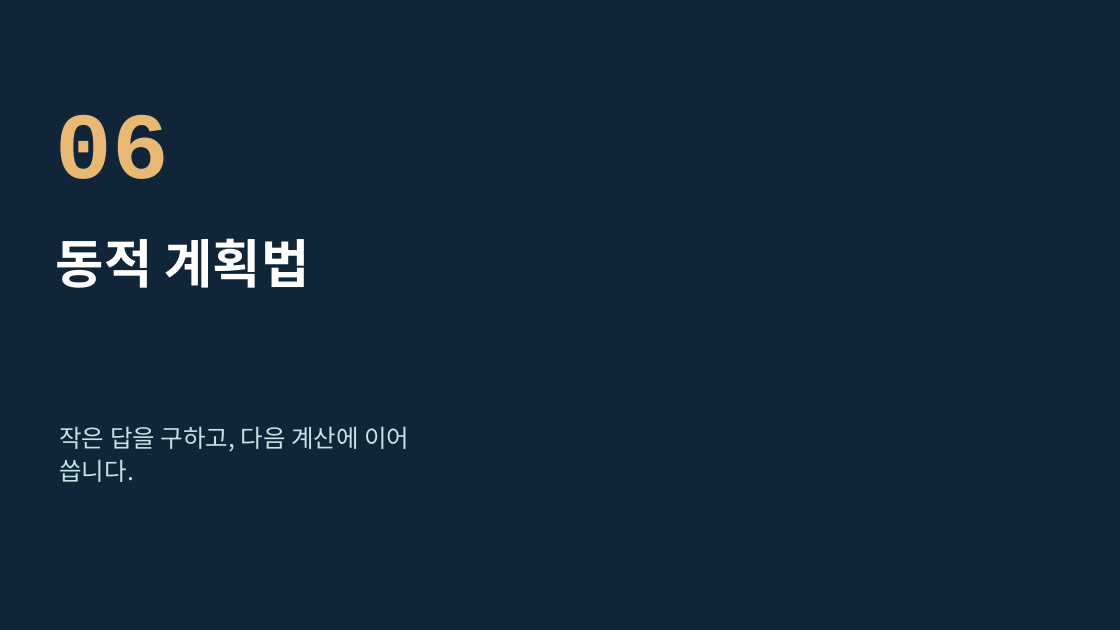
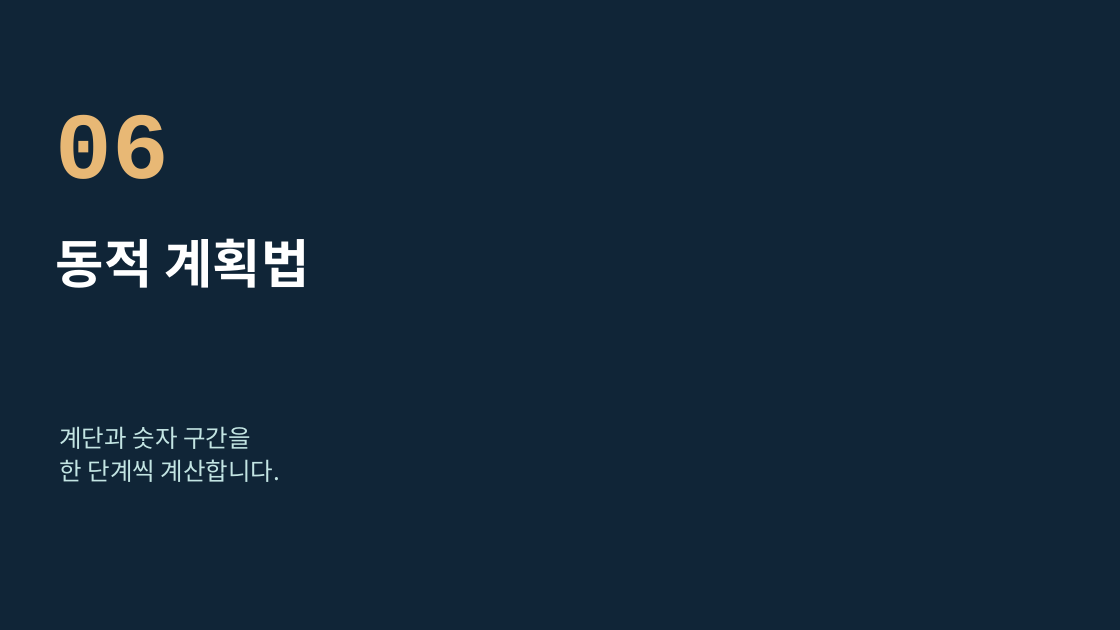
Before and after one commit to Sangdon-Park/Sangdon-Park.github.io, a slide deck: slide 1 of data/알고리즘/6장_동적_계획법.pptx. Drawn at 1120x630 pixels with LibreOffice and Linux fonts; fonts in the diff are those of the drawing; background and template pictures are left out. Boxes give left, top, right and bottom in pixels: in the first picture for what was removed or moved away, otherwise in the second. Text is boxed around its words. In the diff, an @@ line names an element or a change of style, - is before the commit and + after.

```diff
--- a/data/알고리즘/6장_동적_계획법.pptx
+++ b/data/알고리즘/6장_동적_계획법.pptx
@@ text at (x1=59, y1=426, x2=281, y2=482): text changed @@
-작은 답을 구하고, 다음 계산에 이어
-씁니다.
+계단과 숫자 구간을
+한 단계씩 계산합니다.
```
Also in this commit, not shown: 9 other slides changed, 49 slides added, 35 slides removed, 12 other files.
